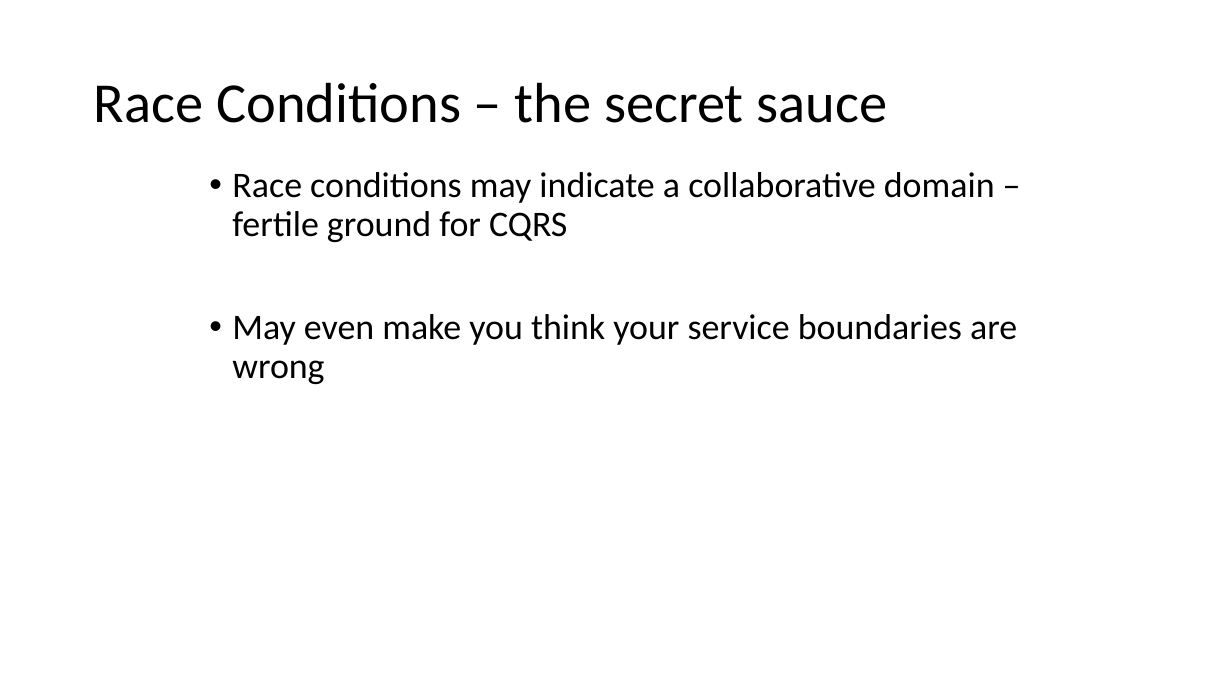
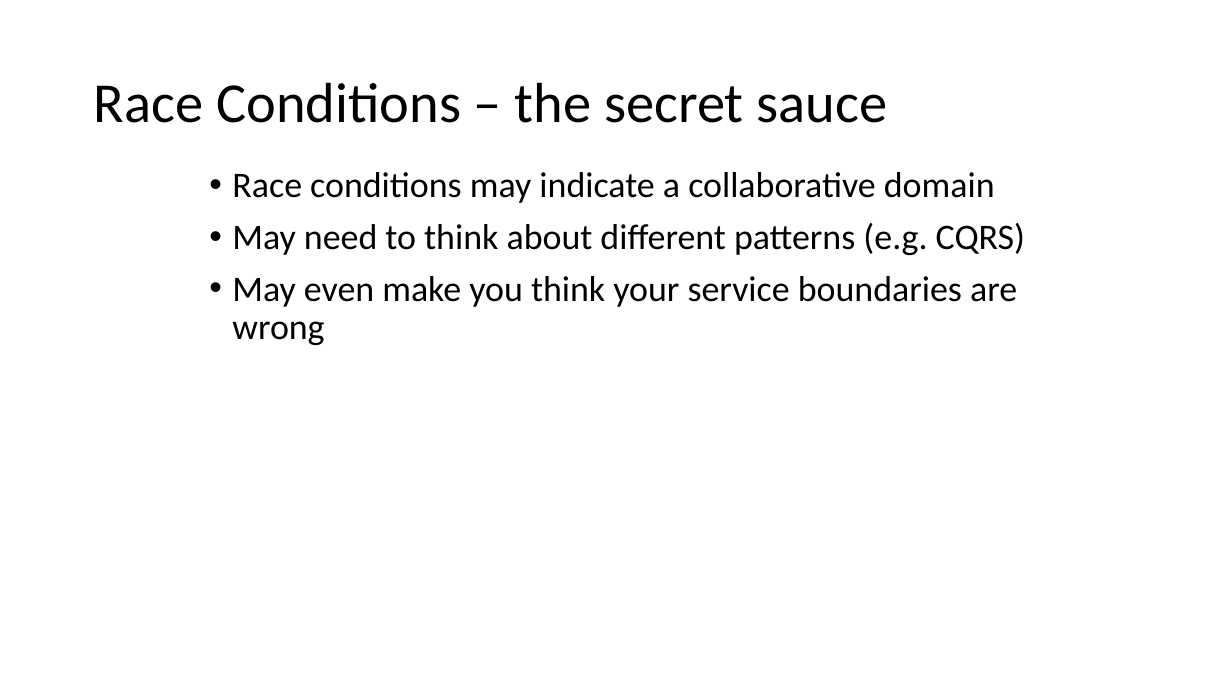
Before and after one commit to Particular/SagaMasterClass, a slide deck: slide 73 of SagaMasterClass.pptx (slide 70 before the commit). Drawn at 1232x693 pixels with LibreOffice and Linux fonts; fonts in the diff are those of the drawing. Boxes give left, top, right and bottom in pixels: in the first picture for what was removed or moved away, otherwise in the second. Text is boxed around its words. In the diff, an @@ line names an element or a change of style, - is before the commit and + after.

```diff
--- a/SagaMasterClass.pptx
+++ b/SagaMasterClass.pptx
@@ text at (232, 172, 1025, 255): text changed @@
-• Race conditions may indicate a collaborative domain – fertile ground for CQRS
+• Race conditions may indicate a collaborative domain
+• May need to think about different patterns (e.g. CQRS)
```
Also in this commit, not shown: 9 other slides changed, 3 slides added.
